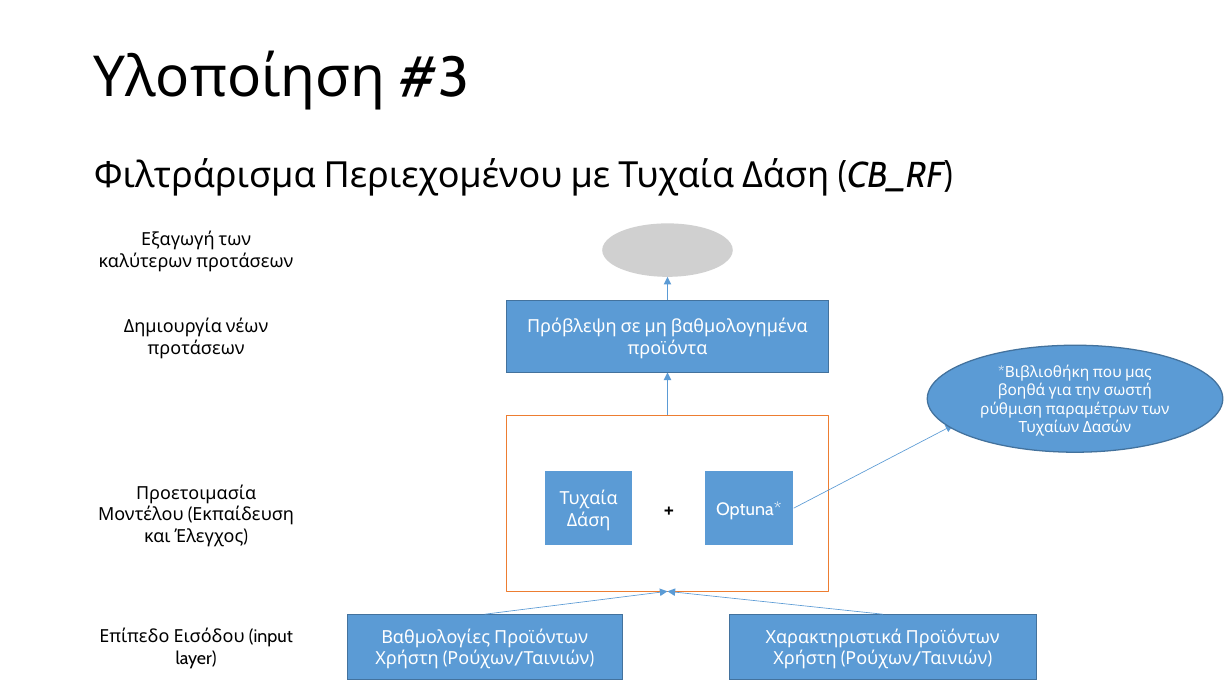
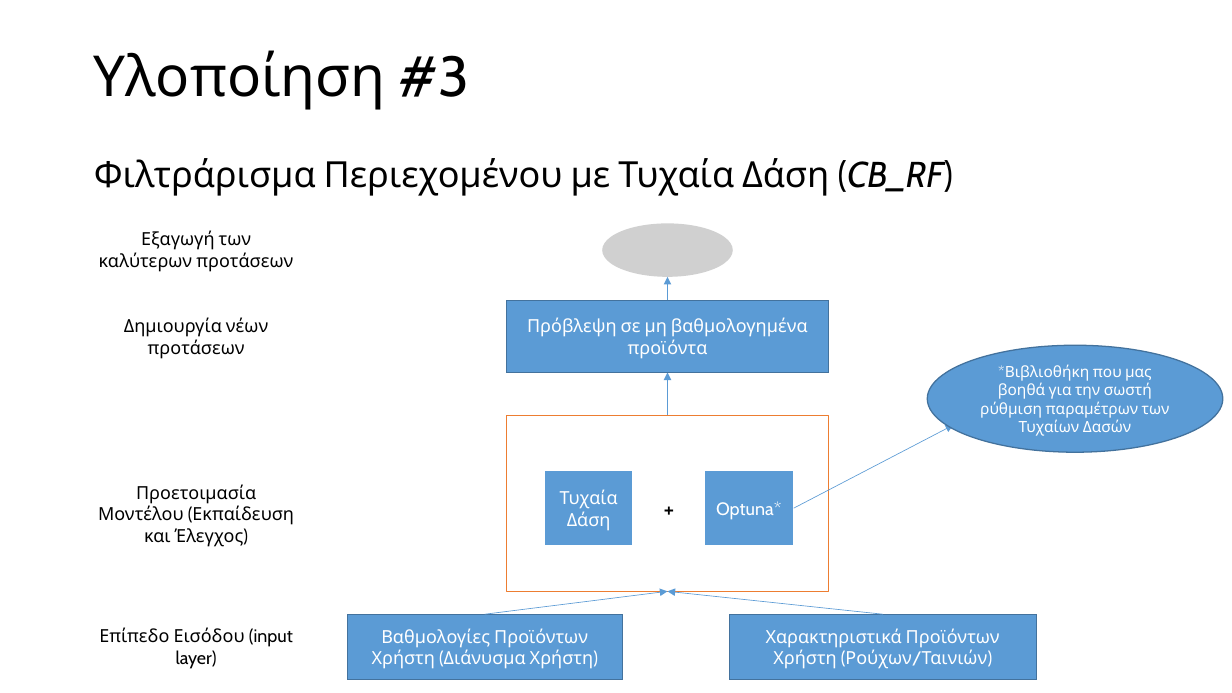
Before and after one commit to mpountou/General-Recommendation-Engine, a slide deck: slide 11 of παρουσίαση.pptx. Drawn at 1232x693 pixels with LibreOffice and Linux fonts; fonts in the diff are those of the drawing; grey boxes stand for pictures. Boxes give left, top, right and bottom in pixels: in the first picture for what was removed or moved away, otherwise in the second. Text is boxed around its words. In the diff, an @@ line names an element or a change of style, - is before the commit and + after.

```diff
--- a/παρουσίαση.pptx
+++ b/παρουσίαση.pptx
@@ text in rectangle at bbox=[372, 628, 593, 669]: text changed @@
-Βαθμολογίες Προϊόντων Χρήστη (Ρούχων/Ταινιών)
+Βαθμολογίες Προϊόντων Χρήστη (Διάνυσμα Χρήστη)
```
Also in this commit, not shown: 12 other slides changed, 1 slide added, 1 slide removed, 1 other file.
